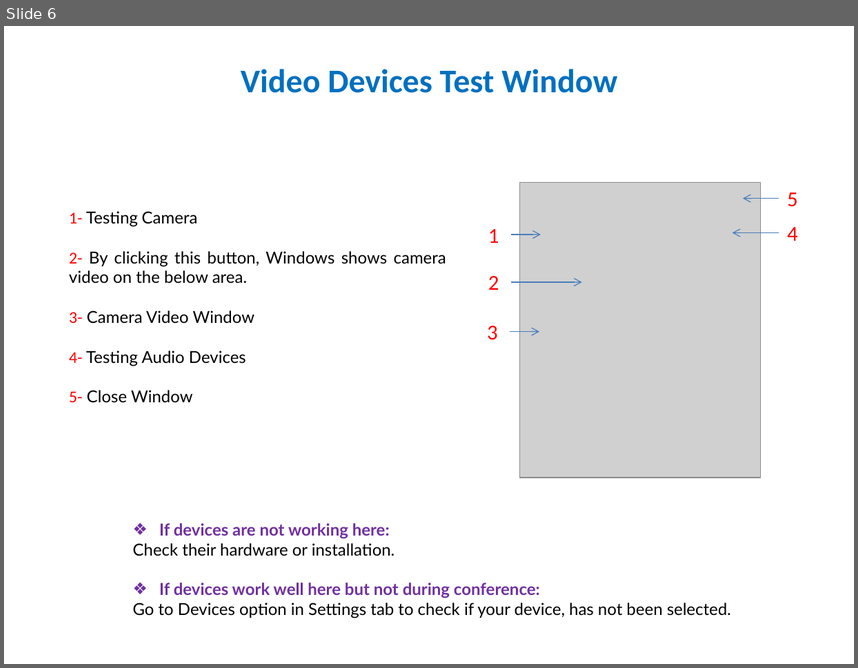
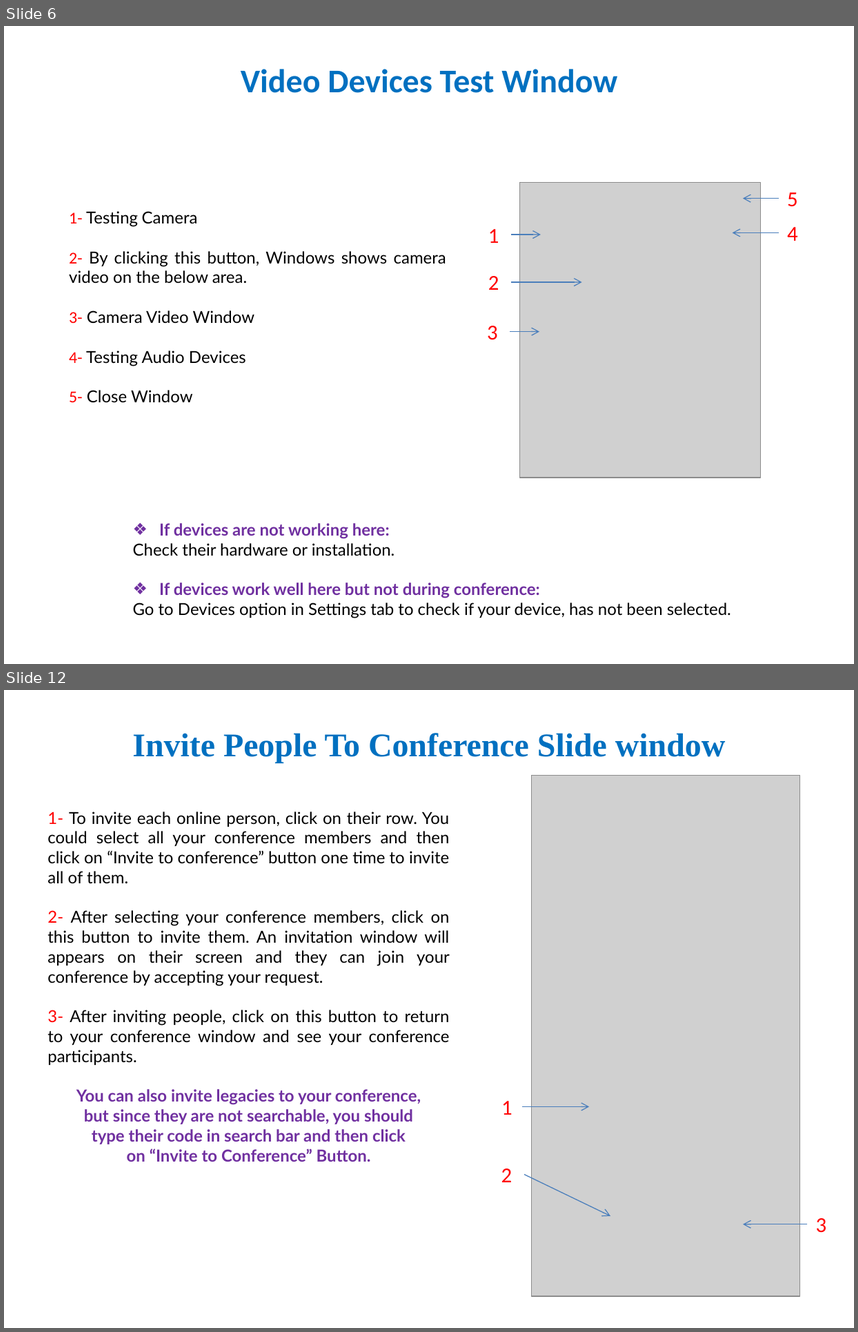
Before and after one commit to e-hashemian/IrancellGuide, a slide deck: ShookaDesktop Guide - English.pptx. Shown one above the other, each under a label of ours: slide 6 before the commit, slides 6 and 12 after it; the slides between them are not shown. The pictures are 858x668 and 858x1332 pixels, drawn with LibreOffice and Linux fonts; fonts in the diff are those of the drawing; grey boxes stand for pictures. Boxes give left, top, right and bottom in pixels: in the first picture for what was removed or moved away, otherwise in the second. Text is boxed around its words. In the diff, an @@ line names an element or a change of style, - is before the commit and + after.

```diff
--- a/ShookaDesktop Guide - English.pptx
+++ b/ShookaDesktop Guide - English.pptx
@@ slide 12 added at box(4, 690, 854, 1328), background #FFFFFF @@
@@ title added at box(132, 733, 726, 762), 28 pt, text #0070C0, bold @@
+Invite People To Conference Slide window
@@ picture added at box(532, 775, 800, 1296) @@
@@ text added at box(47, 811, 450, 1161), 14 pt, text #000000 @@
+1- To invite each online person, click on their row. You could select all your conference members and then click on “Invite to conference” button one time to invite all of them.
+2- After selecting your conference members, click on this button to invite them. An invitation window will appears on their screen and they can join your conference by accepting your request.
+3- After inviting people, click on this button to return to your conference window and see your conference participants.
+You can also invite legacies to your conference,
+but since they are not searchable, you should
+type their code in search bar and then click
+on “Invite to Conference” Button.
@@ text added at box(501, 1101, 513, 1114), 18 pt, text #FF0000 @@
+1
@@ arrow added from (523, 1107) to (589, 1107), #4B7EBC 0.75 pt @@
@@ text added at box(501, 1168, 513, 1182), 18 pt, text #FF0000 @@
+2
@@ arrow added from (524, 1174) to (610, 1215), #4B7EBC 0.75 pt @@
@@ arrow added from (807, 1224) to (743, 1224), #4B7EBC 0.75 pt @@
@@ text added at box(816, 1218, 827, 1232), 18 pt, text #FF0000 @@
+3
```
Also in this commit, not shown: 4 slides changed, 4 other slides added, 5 slides removed, 10 other files.
